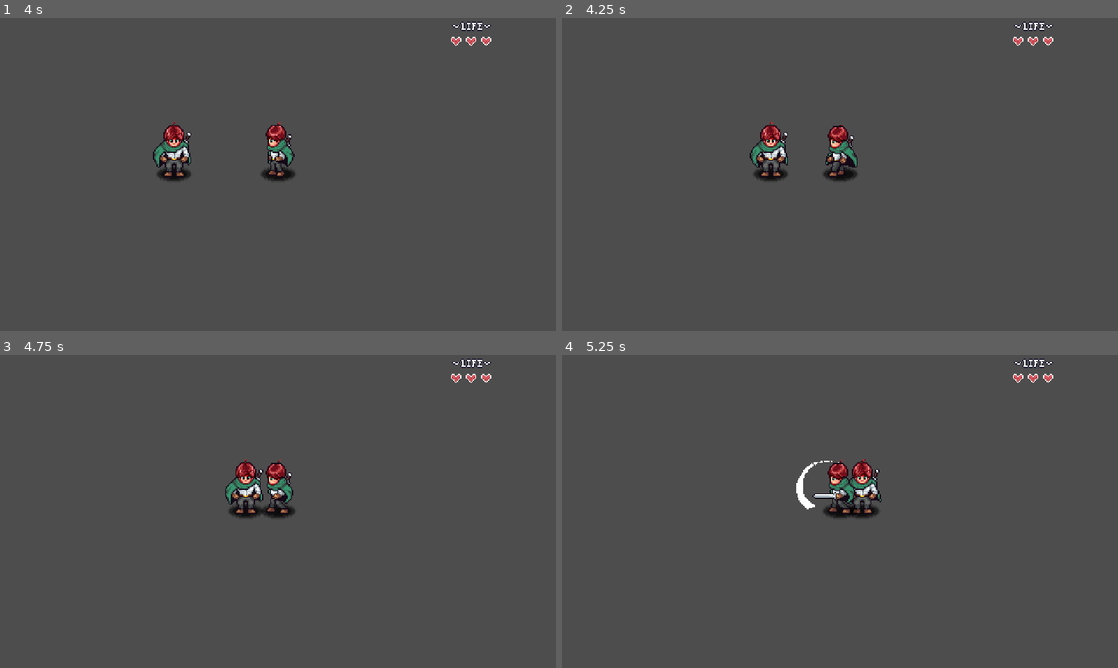
Above: before the commit, frames 1-4 (two rows, left to right).
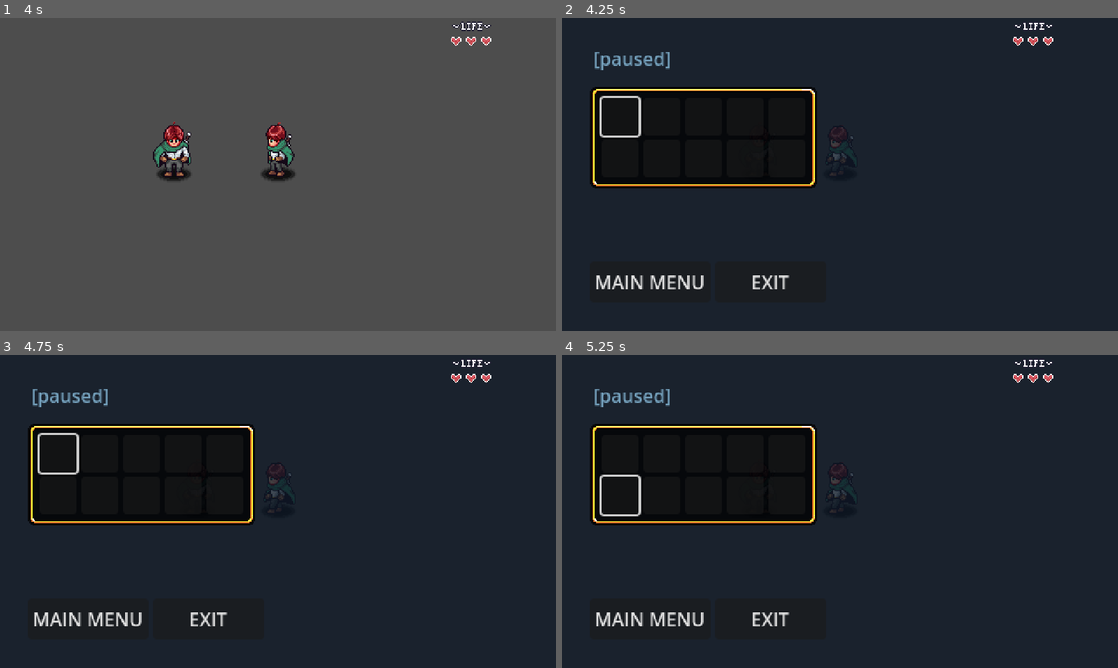
Above: after the commit, the same moments.

Repository: nseptio/gamejam
Game: Godot game, scene res://entities/player/Player.tscn
Two runs of this game, one before a commit and one after it. Both use one fixed random seed, a clock stepped at 60 frames per second and the inputs below. The project has no main scene, so this scene is started directly. Sound files missing from this copy of the repository are replaced by a short silence.
Inputs:
- Up to frame 1 (4 s): tap Enter at 0.5 s; hold Right (right) 0.53-1.28 s; hold Z (attack) 0.53-1.28 s; hold Down (down) 1.28-2.03 s; tap Z (attack) at 1.35, 2.85 s; hold Right (right) 2.03-2.78 s; hold Z (attack) 2.03-2.78 s; hold Up (up) 2.78-3.53 s; hold Left (left) from 3.53 s (still down); hold Z (attack) from 3.53 s (still down)
- Up to frame 2 (4.25 s): keep holding Left (left); keep holding Z (attack); tap Escape (pause, bound only after the commit) at 4.15 s
- Up to frame 3 (4.75 s): keep holding Left (left); release Z (attack) at 4.28 s; tap Z (attack) at 4.35 s
- Up to frame 4 (5.25 s): release Left (left) at 5.03 s; hold Down (down) from 5.03 s (still down); hold Z (attack) from 5.03 s (still down)

Frame 1 is identical in both runs. In frame 2, 99% of the frame differs, in the area x 0-100%, y 0-100%; in frame 3, 99%; in frame 4, 99%.
Error before the commit: Parse Error: Identifier "SceneTransition" not declared in the current scope. (res://globals/level_manager.gd:34)

Commit message:
feat: implement inventory system

Diff:
--- a/entities/player/Player.tscn
+++ b/entities/player/Player.tscn
@@ -17,8 +17,8 @@
 [ext_resource type="AudioStream" uid="uid://cbnssd2ip15xm" path="res://entities/player/audio/hit_player.wav" id="14_kwk8g"]
 
 [sub_resource type="CapsuleShape2D" id="CapsuleShape2D_mab2k"]
-radius = 8.0
-height = 28.0
+radius = 7.0
+height = 20.0
 
 [sub_resource type="Animation" id="Animation_mq27t"]
 length = 0.001
--- a/entities/player/scripts/state_attack.gd
+++ b/entities/player/scripts/state_attack.gd
@@ -29,7 +29,8 @@
 	is_attacking = true
 
 	await get_tree().create_timer(0.075).timeout
-	hurt_box.monitoring = true
+	if is_attacking:
+		hurt_box.monitoring = true
 
 
 # What happens if the player exit the state
--- a/globals/player_manager.gd
+++ b/globals/player_manager.gd
@@ -1,5 +1,6 @@
 extends Node
 const PLAYER = preload("res://entities/player/Player.tscn")
+const INVENTORY_DATA: InventoryData = preload("res://GUI/pause_menu/inventory/player_inventory.tres")
 var player: Player
 var is_player_spanwed: bool = false
 
--- a/project.godot
+++ b/project.godot
@@ -19,6 +19,8 @@
 LevelManager="*res://globals/level_manager.gd"
 PlayerHud="*res://GUI/player_hud/PlayerHUD.tscn"
 PlayerManager="*res://globals/player_manager.gd"
+SceneTransition="*res://GUI/scene_transition/SceneTransition.tscn"
+PauseMenu="*res://GUI/pause_menu/PauseMenu.tscn"
 
 [display]
 
@@ -55,6 +57,11 @@
 "events": [Object(InputEventKey,"resource_local_to_scene":false,"resource_name":"","device":-1,"window_id":0,"alt_press …(192 unchanged characters)…
 ]
 }
+pause={
+"deadzone": 0.2,
+"events": [Object(InputEventKey,"resource_local_to_scene":false,"resource_name":"","device":-1,"window_id":0,"alt_pressed":false,"shift_pressed":false,"ctrl_pressed":false,"meta_pressed":false,"pressed":false,"keycode":0,"physical_keycode":4194305,"key_label":0,"unicode":0,"location":0,"echo":false,"script":null)
+]
+}
 
 [layer_names]
 
